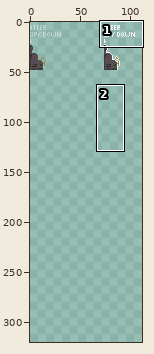
Two versions of one sprite sheet, art/spritesheet_vechicles/spritesheet_machines.png. The first picture is a wide view before the edit; the outline marks the close-up.
Close-up. Before:
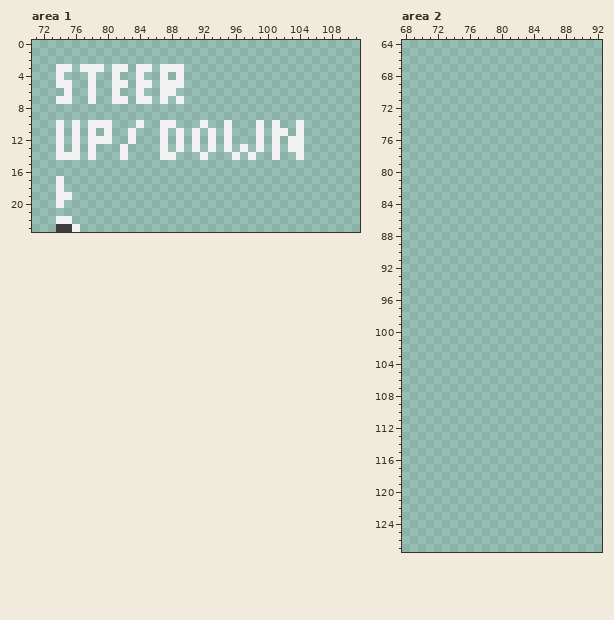
The file is 128x300 pixels. Shown: area 1: x 71..111, y 0..23; area 2: x 68..92, y 64..127. The old version is drawn lined up with the new one, on the new canvas. The wide view leaves out empty margins. The commit also changed other parts of the picture, which this record leaves out.
Now the later version:
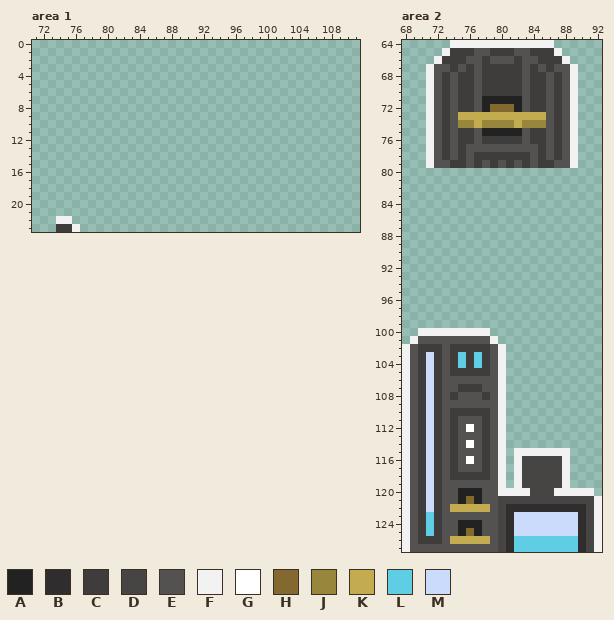
Palette (. is transparent): A #222222  B #2f2d2d  C #3f3c3c  D #474444  E #545151  F #f2f2f2  G #ffffff  H #836830  J #98863c  K #c3ac4f  L #5fcde4  M #cbdbfc
Changes in this commit:
canvas 128x300 -> 128x320
Area 1:
y 3: x 74..75 FF -> ..; x 77..79 FFF -> ...; x 81..82 FF -> ..; x 84..85 FF -> ..; x 87..89 FFF -> ...
y 4: x 74 F -> .; x 78 F -> .; x 81 F -> .; x 84 F -> .; x 87 F -> .; x 89 F -> .
y 5: x 74..75 FF -> ..; x 78 F -> .; x 81..82 FF -> ..; x 84..85 FF -> ..; x 87..89 FFF -> ...
y 6: x 75 F -> .; x 78 F -> .; x 81 F -> .; x 84 F -> .; x 87..88 FF -> ..
y 7: x 74..75 FF -> ..; x 78 F -> .; x 81..82 FF -> ..; x 84..85 FF -> ..; x 87 F -> .; x 89 F -> .
y 10: x 74 F -> .; x 76 F -> .; x 78..80 FFF -> ...; x 84 F -> .; x 87..88 FF -> ..; x 92 F -> .; x 95 F -> .; x 99 F -> .; x 101 F -> .; x 104 F -> .
y 11: x 74 F -> .; x 76 F -> .; x 78 F -> .; x 80 F -> .; x 83 F -> .; x 87 F -> .; x 89 F -> .; x 91 F -> .; x 93 F -> .; x 95 F -> .; x 99 F -> .; x 101..102 FF -> ..; x 104 F -> .
y 12: x 74 F -> .; x 76 F -> .; x 78..80 FFF -> ...; x 83 F -> .; x 87 F -> .; x 89 F -> .; x 91 F -> .; x 93 F -> .; x 95 F -> .; x 99 F -> .; x 101 F -> .; x 103..104 FF -> ..
y 13: x 74 F -> .; x 76 F -> .; x 78 F -> .; x 82 F -> .; x 87 F -> .; x 89 F -> .; x 91 F -> .; x 93 F -> .; x 95 F -> .; x 97 F -> .; x 99 F -> .; x 101 F -> .; x 103..104 FF -> ..
y 14: x 74..76 FFF -> ...; x 78 F -> .; x 82 F -> .; x 87..88 FF -> ..; x 92 F -> .; x 96 F -> .; x 98 F -> .; x 101 F -> .; x 104 F -> .
y 17..18: x 74 F -> .
y 19: x 74..75 FF -> ..
y 20: x 74 F -> .
Area 2:
y 64: x 74..86 ............. -> FFFFFFFFFFFFF
y 65: x 73..87 ............... -> FCCCEECCCEECCCF
y 66: x 72..88 ................. -> FCCCEECEEECEECCCF
y 67: x 71..89 ................... -> FEECECECCCCCECECEEF
y 68..70: x 71..89 ................... -> FECECCECCCCCECCECEF
y 71: x 71..89 ................... -> FECECCEAAAAAECCECEF
y 72: x 71..89 ................... -> FECECCEAHHHAECCECEF
y 73: x 71..89 ................... -> FECEKKKKKKKKKKKECEF
y 74: x 71..89 ................... -> FECEJJKJJJJKJJJECEF
y 75: x 71..89 ................... -> FECECCEAAAAAECCECEF
y 76: x 71..89 ................... -> FECECCECCCCCECCECEF
y 77: x 71..89 ................... -> FECECEEEEEEEEECECEF
y 78: x 71..89 ................... -> FECECECCCCCCCECECEF
y 79: x 71..89 ................... -> FEECCECECECECECCEEF
y 100: x 70..78 ......... -> FFFFFFFFF
y 101: x 69..79 ........... -> FEEEEEEEEEF
y 102: x 68..80 ............. -> FECCCECCCCCEF
y 103..104: x 68..80 ............. -> FECMCECLCLCEF
y 105: x 68..80 ............. -> FECMCECCCCCEF
y 106: x 68..80 ............. -> FECMCEEEEEEEF
y 107: x 68..80 ............. -> FECMCEECCCEEF
y 108: x 68..80 ............. -> FECMCECEEECEF
y 109: x 68..80 ............. -> FECMCEEEEEEEF
y 110: x 68..80 ............. -> FECMCECCCCCEF
y 111: x 68..80 ............. -> FECMCECEEECEF
y 112: x 68..80 ............. -> FECMCECEGECEF
y 113: x 68..80 ............. -> FECMCECEEECEF
y 114: x 68..80 ............. -> FECMCECEGECEF
y 115: x 68..80 ............. -> FECMCECEEECEF; x 82..88 ....... -> FFFFFFF
y 116: x 68..80 ............. -> FECMCECEGECEF; x 82..88 ....... -> FDDDDDF
y 117: x 68..80 ............. -> FECMCECEEECEF; x 82..88 ....... -> FDDDDDF
y 118: x 68..80 ............. -> FECMCECCCCCEF; x 82..88 ....... -> FDDDDDF
y 119: x 68..80 ............. -> FECMCEEEEEEEF; x 82..88 ....... -> FDDDDDF
y 120: x 68..91 ........................ -> FECMCEEAAAEEFFFFDDDFFFFF
y 121: x 68..92 ......................... -> FECMCEEAHAEEDDDDDDDDDDDDF
y 122: x 68..92 ......................... -> FECMCEKKKKKEDBBBBBBBBBBDF
y 123: x 68..92 ......................... -> FECLCEEEEEEEDBMMMMMMMMBDF
y 124: x 68..92 ......................... -> FECLCEEAAAEEDBMMMMMMMMBDF
y 125: x 68..92 ......................... -> FECLCEEAHAEEDBMMMMMMMMBDF
y 126: x 68..92 ......................... -> FECCCEKKKKKEDBLLLLLLLLBDF
y 127: x 68..92 ......................... -> FEEEEEEEEEEEDBLLLLLLLLBDF
Changed places in both close-ups, as pixel boxes (x1, y1, x2, y2):
erased: (56, 64, 304, 208)
added: (426, 40, 578, 168)
added: (402, 328, 602, 552)
